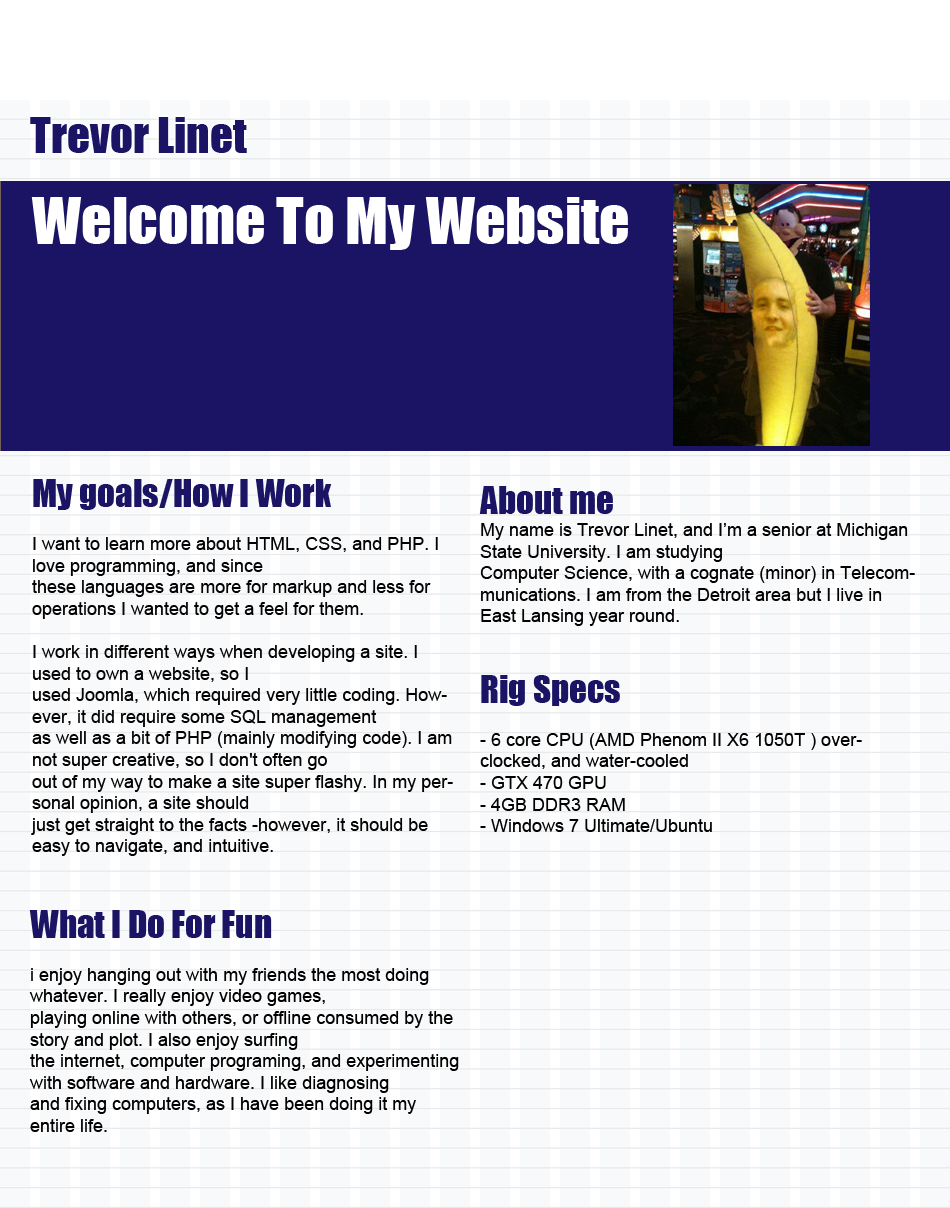
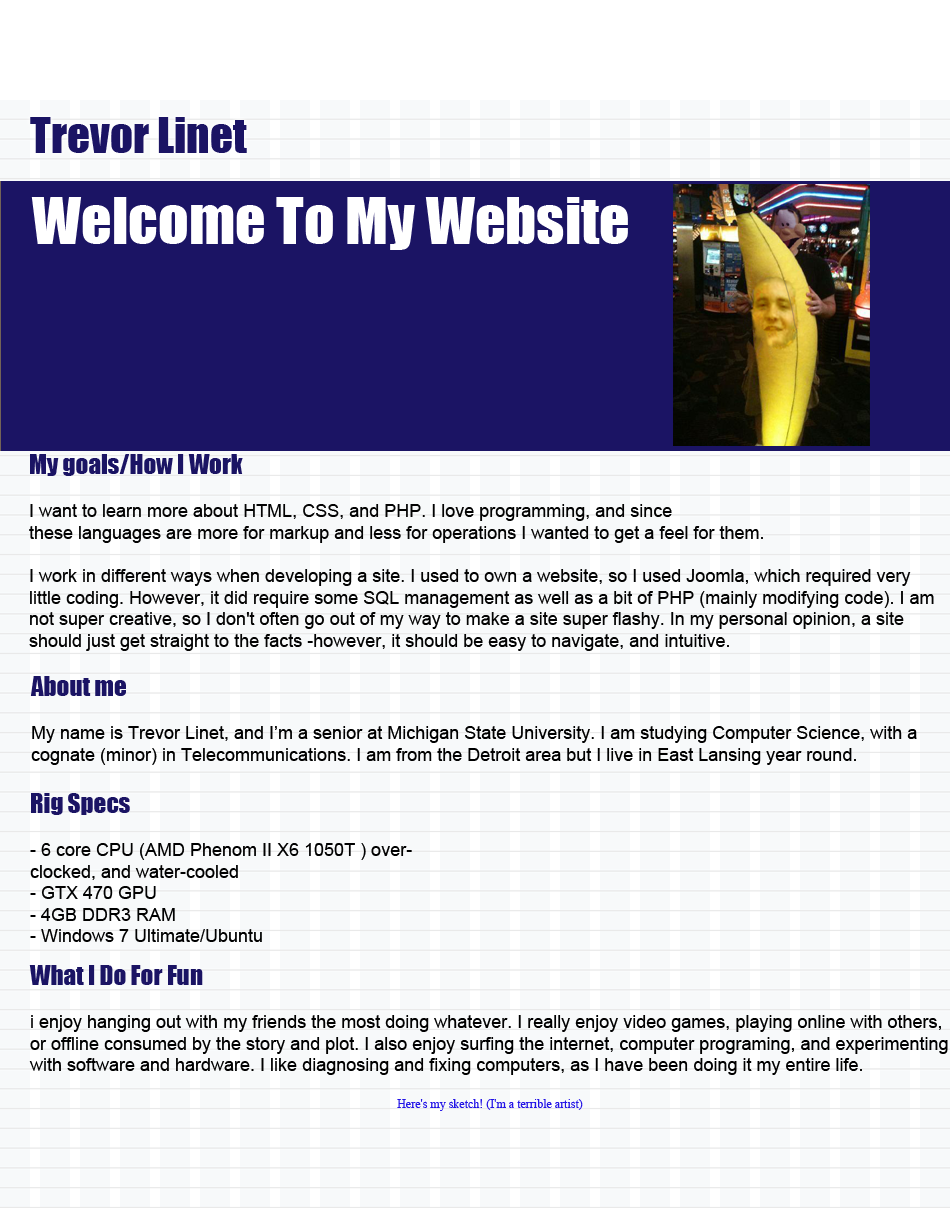
The second 950×1208 image is a revision of the first. Changes to its layers:
added layer "Here's my sketch! (I'm a terrible artist)" in group "Blueprint" over [397, 1099, 583, 1111]
renamed "Rig Specs - 6 core CPU (AMD Phenom II X6 1050T ) over-clocked," to "Rig Specs - 6 core CPU (AMD Phenom II X6 1050T ) over- clocke", painted on it over [30, 675, 862, 942]
removed layer "About me My name is Trevor Linet, and I’m a senior at Michigan" from group "Blueprint" over [479, 486, 915, 626]
added layer "About me My name is Trevor Linet, and I’m a senior at Michiga" in group "Blueprint" over [30, 676, 917, 765]
painted on "What I Do For Fun i enjoy hanging out with my friends the most" over [29, 910, 948, 1132]
painted on "My goals/How I Work I want to learn more about HTML, CSS, and" over [29, 454, 934, 856]
